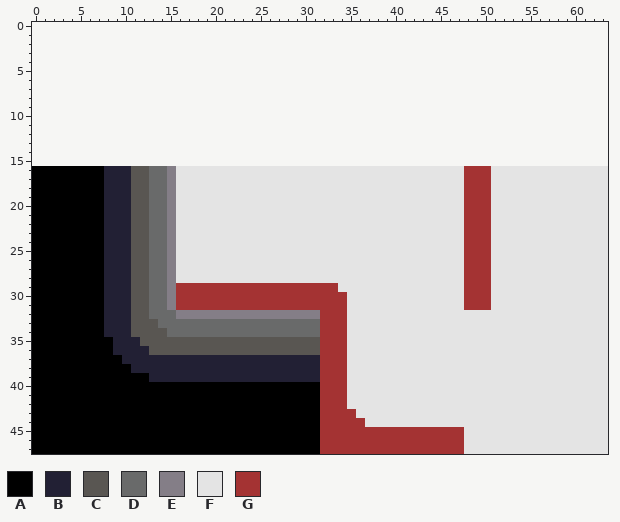
Pixel-art file -- sprites/props/bunker ground.ase. The first picture shows the starting point.
64x32 pixels, 1 frame. The old version is drawn lined up with the new one, on the new canvas.
Palette (. is transparent): A #000000  B #222034  C #595652  D #696a6a  E #847e87  F #e4e4e4  G #a43333
Pixels before (only the part around the change), first column x 0:
 0 ............................
 1 ............................
 2 ............................
 3 ............................
 4 ............................
 5 ............................
 6 ............................
 7 ............................
 8 ............................
 9 ............................
10 ............................
11 ............................
12 ............................
13 ............................
14 ............................
15 ............................
16 AAAAAAAABBBCCDDEFFFFFFFFFFFF
17 AAAAAAAABBBCCDDEFFFFFFFFFFFF
18 AAAAAAAABBBCCDDEFFFFFFFFFFFF
19 AAAAAAAABBBCCDDEFFFFFFFFFFFF
20 AAAAAAAABBBCCDDEFFFFFFFFFFFF
21 AAAAAAAABBBCCDDEFFFFFFFFFFFF
22 AAAAAAAABBBCCDDEFFFFFFFFFFFF
23 AAAAAAAABBBCCDDEFFFFFFFFFFFF
24 AAAAAAAABBBCCDDEFFFFFFFFFFFF
25 AAAAAAAABBBCCDDEFFFFFFFFFFFF
26 AAAAAAAABBBCCDDEFFFFFFFFFFFF
27 AAAAAAAABBBCCDDEFFFFFFFFFFFF
28 AAAAAAAABBBCCDDEFFFFFFFFFFFF
29 AAAAAAAABBBCCDDEGGGGGGGGGGGG
30 AAAAAAAABBBCCDDEGGGGGGGGGGGG
31 AAAAAAAABBBCCDDEGGGGGGGGGGGG
32 AAAAAAAABBBCCDDDEEEEEEEEEEEE
33 AAAAAAAABBBCCCDDDDDDDDDDDDDD
34 AAAAAAAABBBCCCCDDDDDDDDDDDDD
35 AAAAAAAAABBBCCCCCCCCCCCCCCCC
36 AAAAAAAAABBBBCCCCCCCCCCCCCCC
37 AAAAAAAAAABBBBBBBBBBBBBBBBBB
38 AAAAAAAAAAABBBBBBBBBBBBBBBBB
39 AAAAAAAAAAAAABBBBBBBBBBBBBBB
40 AAAAAAAAAAAAAAAAAAAAAAAAAAAA
41 AAAAAAAAAAAAAAAAAAAAAAAAAAAA
42 AAAAAAAAAAAAAAAAAAAAAAAAAAAA
And afterwards:
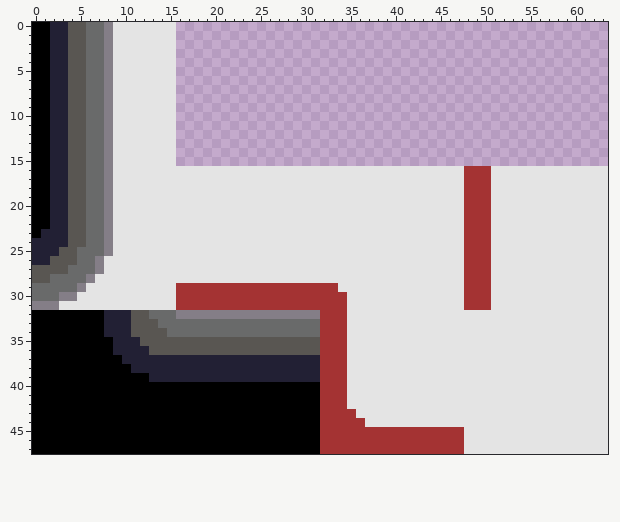
Edits made:
canvas 64x32 -> 64x48, the old top-left corner now at 0,16
The edit adds colour A in rows 0 to 15 at x 0 to 1.
The edit adds colour B in rows 0 to 15 at x 2 to 3.
Colour A gives way to colour B in rows 16 to 22 at x 2 to 3; in row 23 at x 1 to 3; in row 24 at x 0 to 3; in row 25 at x 0 to 2; in row 26 at x 0 to 1.
The edit adds colour C in rows 0 to 15 at x 4 to 5.
Colour A gives way to colour C in rows 16 to 24 at x 4 to 5; in row 25 at x 3 to 4; in row 26 at x 2 to 4; in row 27 at x 0 to 3; in row 28 at x 0 to 1.
The edit adds colour D in rows 0 to 15 at x 6 to 7.
Colour A gives way to colour D in rows 16 to 24 at x 6 to 7; in row 25 at x 5 to 7; in row 26 at x 5 to 6; in row 27 at x 4 to 6; in row 28 at x 2 to 5; in row 29 at x 0 to 4.
Colour A gives way to colour D in row 30 at x 0 to 2.
The edit adds colour E in rows 0 to 15 at x 8.
Colour A gives way to colour E in rows 26 to 27 at x 7; in row 28 at x 6; in row 29 at x 5; in row 30 at x 3 to 4; in row 31 at x 0 to 2.
Colour B gives way to colour E in rows 16 to 25 at x 8.
The edit adds colour F in rows 0 to 15 at x 9 to 15.
Colour A gives way to colour F in row 28 at x 7; in row 29 at x 6 to 7; in row 30 at x 5 to 7; in row 31 at x 3 to 7.
Colour B gives way to colour F in rows 16 to 25 at x 9 to 10; in rows 26 to 31 at x 8 to 10.
Colour C gives way to colour F in rows 16 to 31 at x 11 to 12.
Colour D gives way to colour F in rows 16 to 31 at x 13 to 14.
Colour E gives way to colour F in rows 16 to 31 at x 15.
Changed places in both pictures, as pixel boxes (x1, y1, x2, y2):
changed: (32, 22, 176, 310)
